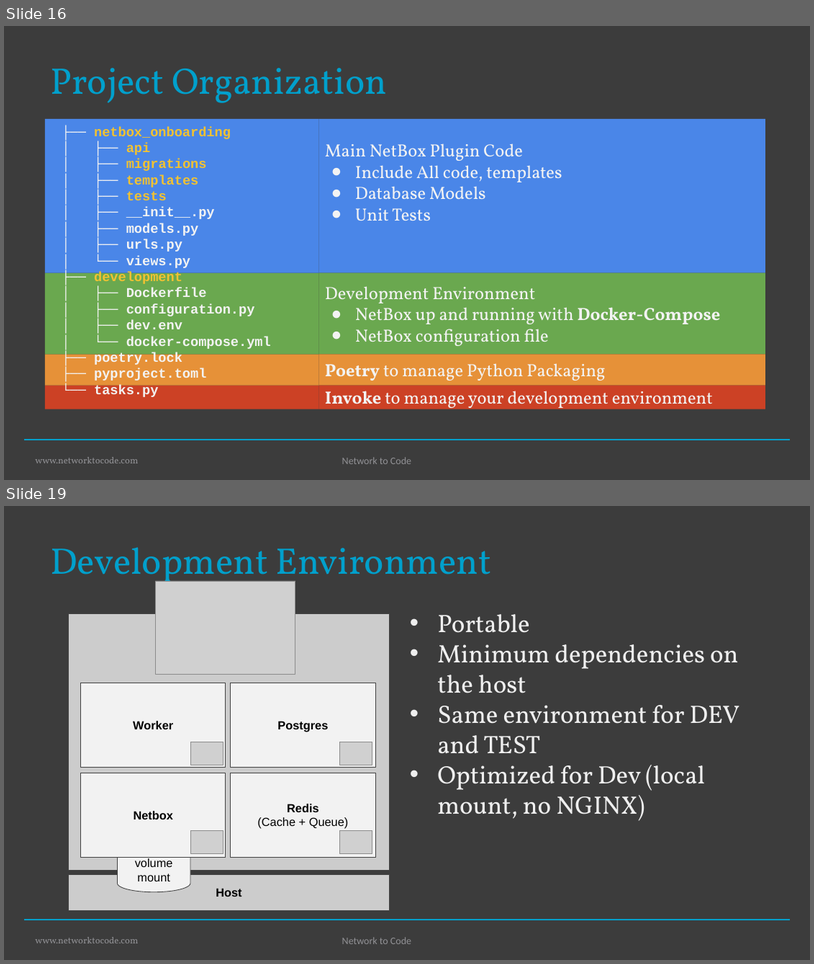
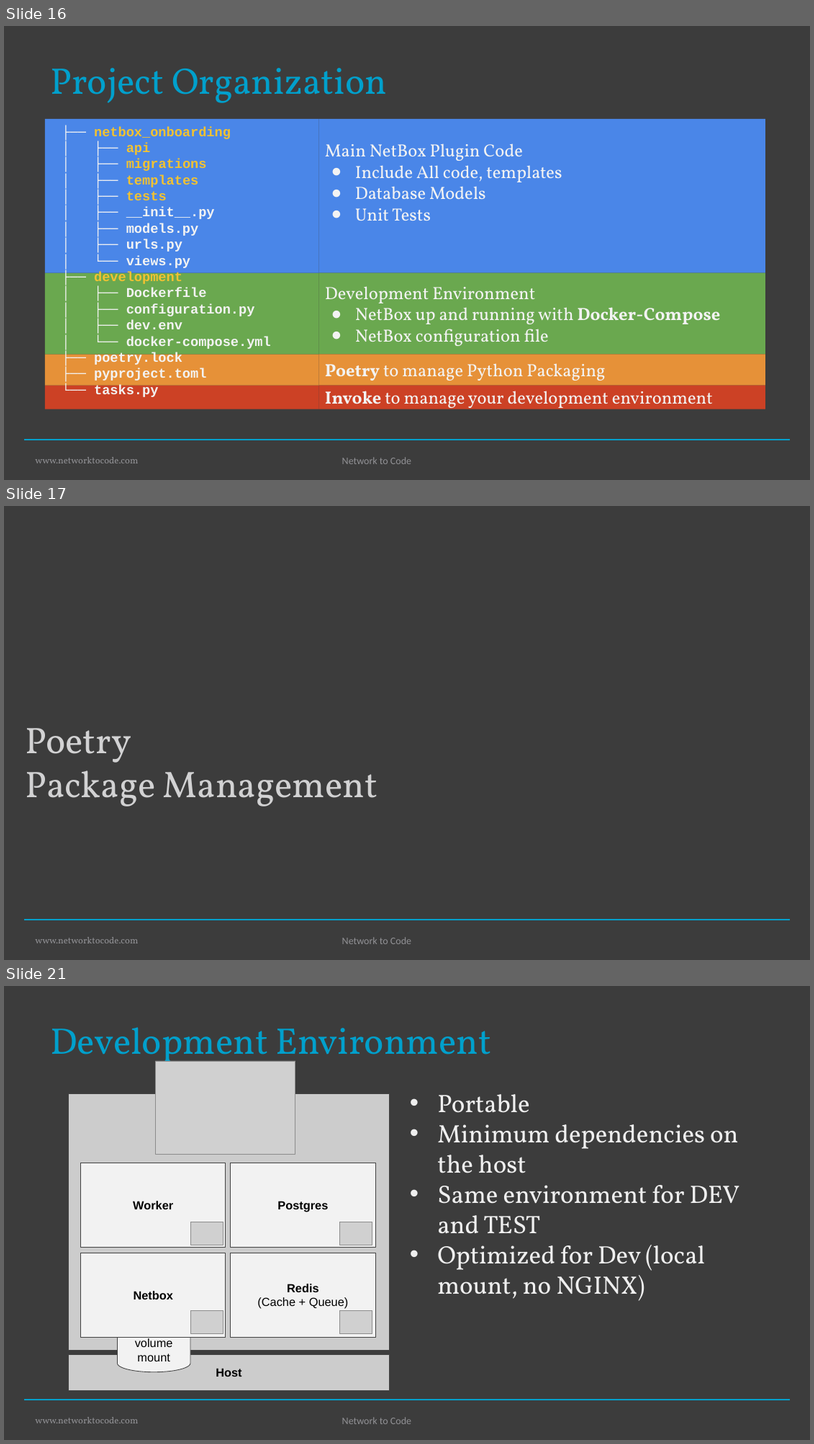
Before and after one commit to networktocode/netbox_day_2020, a slide deck: NetBox Plugins Development_Damien Garros.pptx. Shown one above the other, each under a label of ours: slides 16 and 19 before the commit, slides 16, 17 and 21 after it; the slides between them are not shown. The pictures are 814x964 and 814x1444 pixels, drawn with LibreOffice and Linux fonts; fonts in the diff are those of the drawing; grey boxes stand for pictures; background and template pictures are left out. Boxes give left, top, right and bottom in pixels: in the first picture for what was removed or moved away, otherwise in the second. Text is boxed around its words. In the diff, an @@ line names an element or a change of style, - is before the commit and + after.

```diff
--- a/NetBox Plugins Development_Damien Garros.pptx
+++ b/NetBox Plugins Development_Damien Garros.pptx
@@ slide 17 added at <box>4,506,810,960</box>, background #3C3C3C; not listed: 3 template elements that a slide beside it also shows @@
@@ title added at <box>25,728,378,806</box>, 44 pt, text #D2D2D3 @@
+Poetry
+Package Management
@@ what was slide 19 is now slide 21 @@
```
Also in this commit, not shown: 4 slides changed, 4 other slides added.
